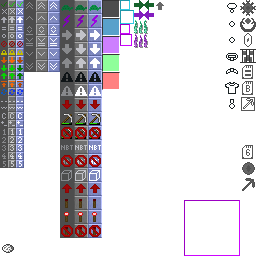
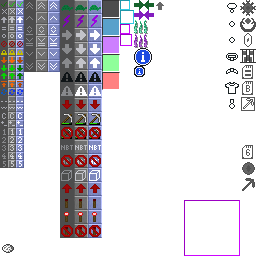
Layered file, before and after one edit (256x256). Changes by layer:
painted on "Background" over (134, 48, 152, 77)
